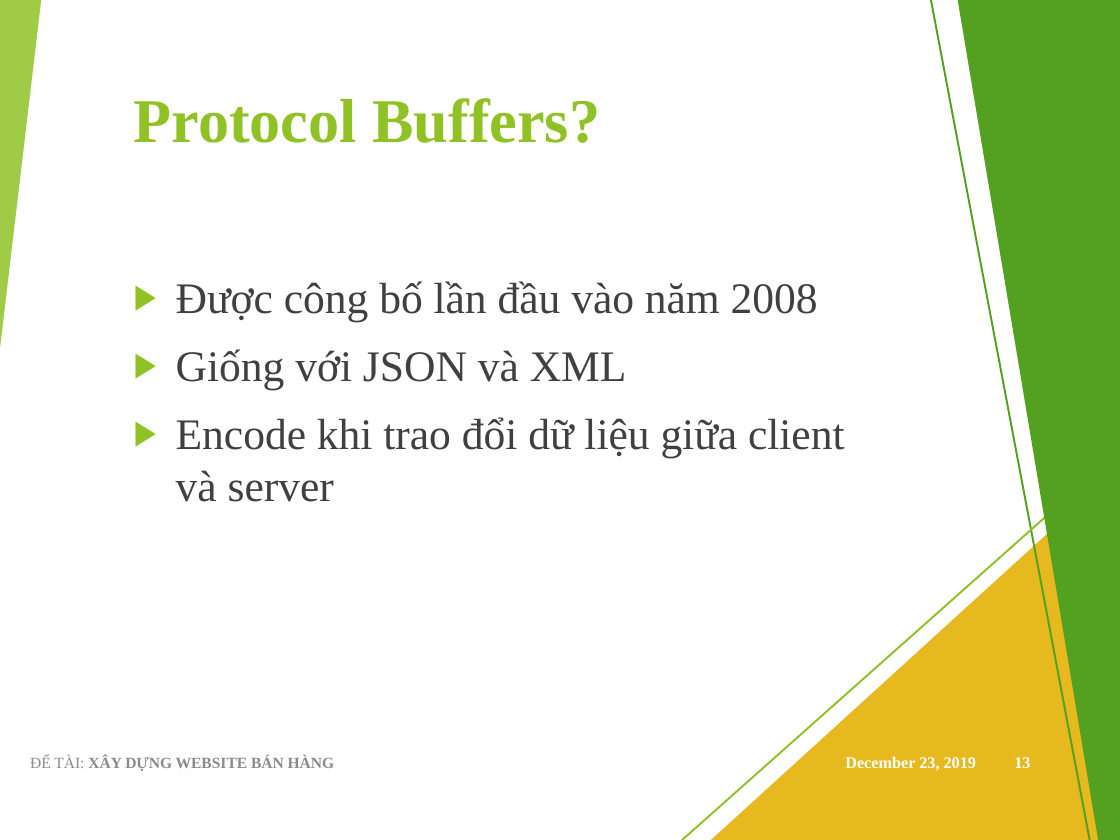
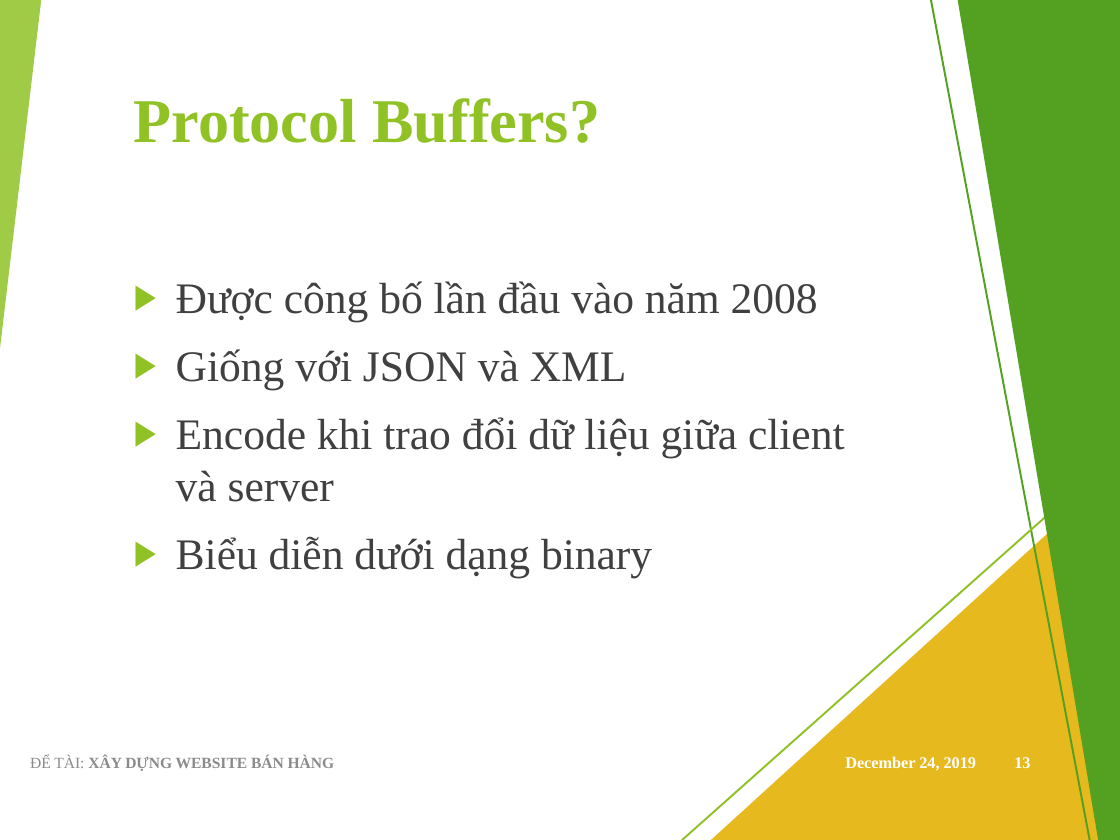
Before and after one commit to viet97/doandocs, a slide deck: slide 13 of DATN_Presentation.pptx. Drawn at 1120x840 pixels with LibreOffice and Linux fonts; fonts in the diff are those of the drawing. Boxes give left, top, right and bottom in pixels: in the first picture for what was removed or moved away, otherwise in the second. Text is boxed around its words. In the diff, an @@ line names an element or a change of style, - is before the commit and + after.

```diff
--- a/DATN_Presentation.pptx
+++ b/DATN_Presentation.pptx
@@ text at (176,536,652,578): paragraph added @@
+▶ Biểu diễn dưới dạng binary
@@ text at (845,756,977,771): text changed @@
-December 23, 2019
+December 24, 2019
```
Also in this commit, not shown: 20 other slides changed.
